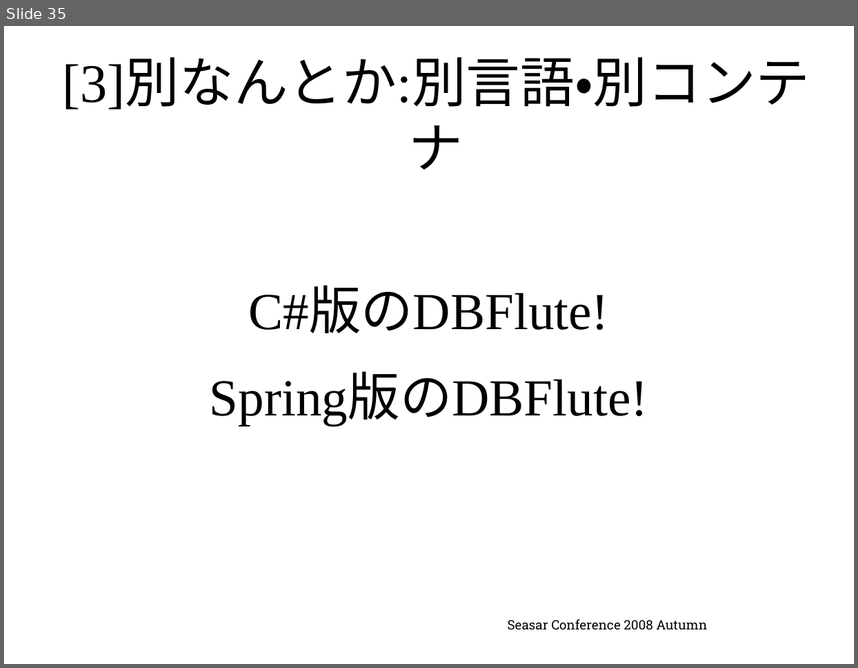
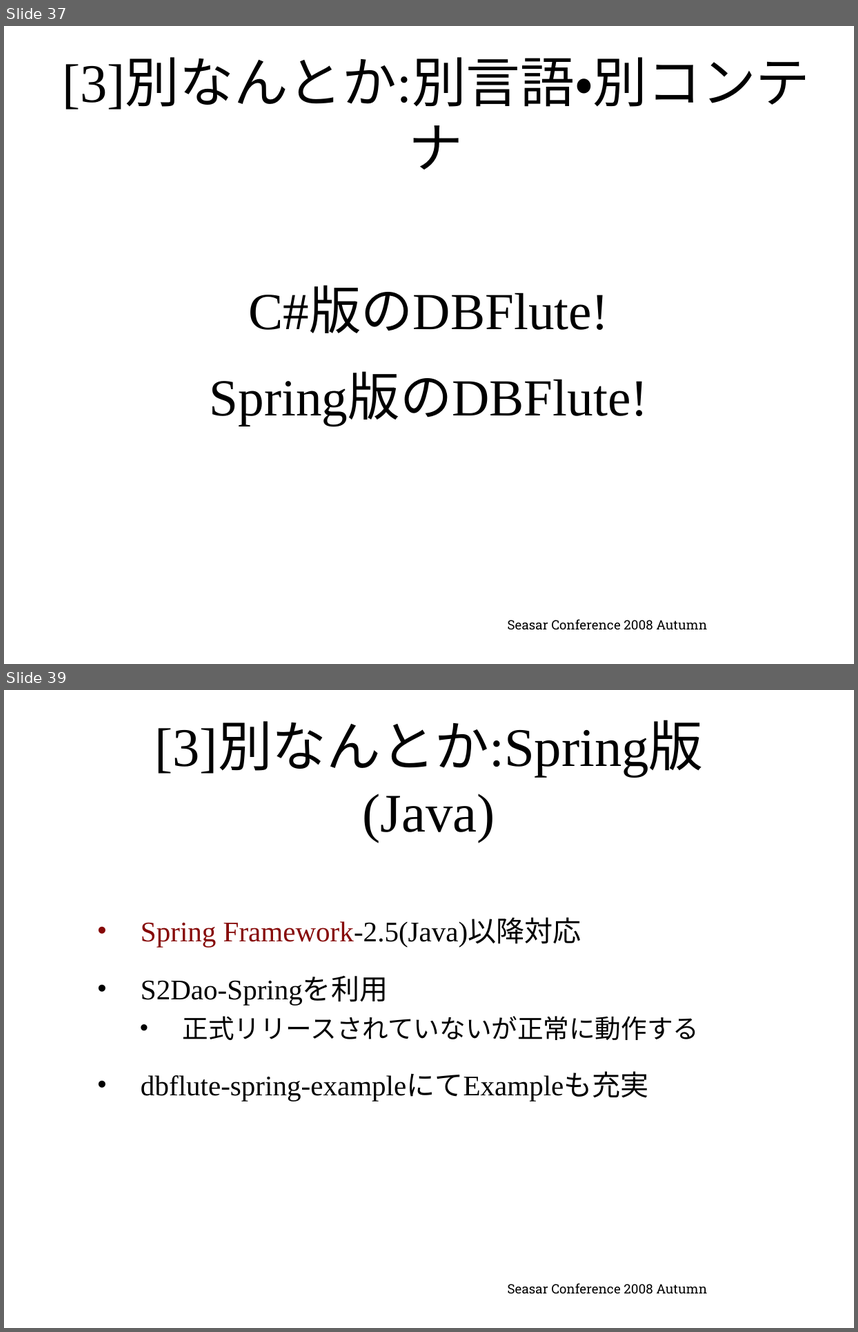
Before and after one commit to seasarorg/dbflute, a slide deck: dbflute/etc/doc/ref/session/resource/GenbaSolution2-sc2008autumn-dbflute.pptx. Shown one above the other, each under a label of ours: slide 35 before the commit, slides 37 and 39 after it; the slides between them are not shown. The pictures are 858x668 and 858x1332 pixels, drawn with LibreOffice and Linux fonts; fonts in the diff are those of the drawing; background and template pictures are left out. Boxes give left, top, right and bottom in pixels: in the first picture for what was removed or moved away, otherwise in the second. Text is boxed around its words. In the diff, an @@ line names an element or a change of style, - is before the commit and + after.

Commit message:
Making conference document.

```diff
--- a/dbflute/etc/doc/ref/session/resource/GenbaSolution2-sc2008autumn-dbflute.pptx
+++ b/dbflute/etc/doc/ref/session/resource/GenbaSolution2-sc2008autumn-dbflute.pptx
@@ slide 39 added at <box>4,690,854,1328</box>, background picture (left out) @@
@@ title added at <box>154,723,703,842</box>, 46 pt, text #000000 @@
+[3]別なんとか:Spring版(Java)
@@ text added at <box>141,919,700,1100</box>, 24 pt, text #000000 @@
+• Spring Framework-2.5(Java)以降対応
+• S2Dao-Springを利用
+  • 正式リリースされていないが正常に動作する
+• dbflute-spring-exampleにてExampleも充実
@@ text added at <box>508,1283,707,1293</box>, 11 pt, text #000000 @@
+Seasar Conference 2008 Autumn
@@ what was slide 35 is now slide 37 @@
```
Also in this commit, not shown: 13 slides changed, 3 other slides added.
